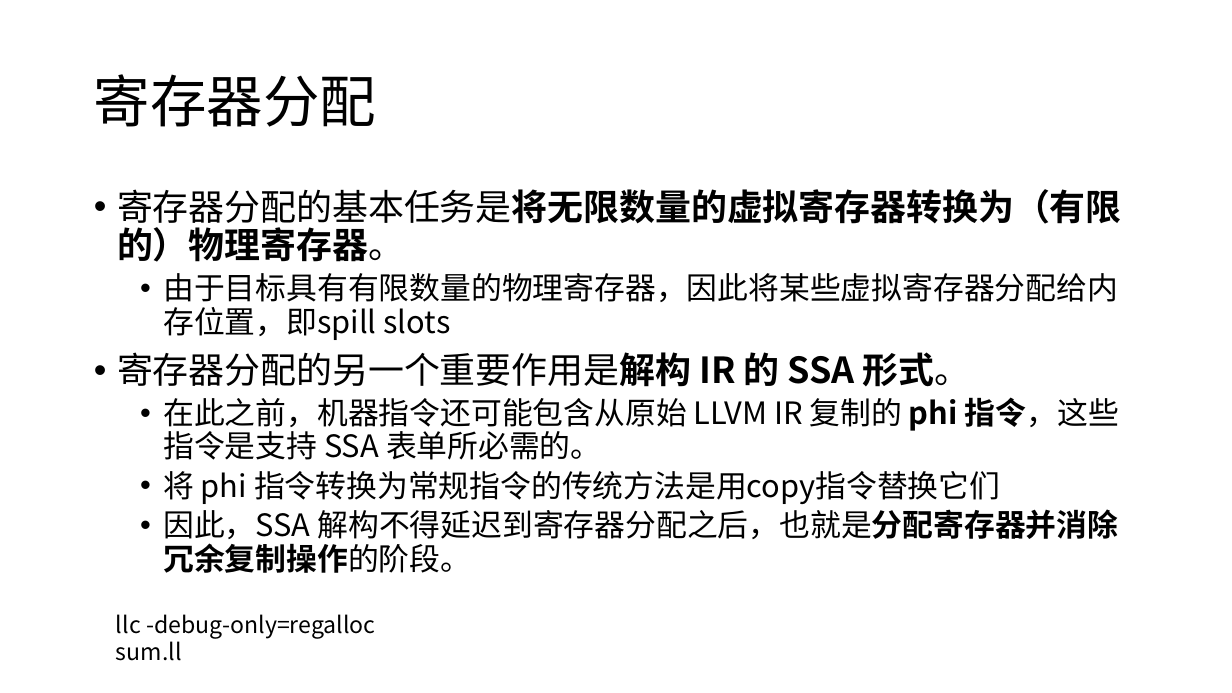
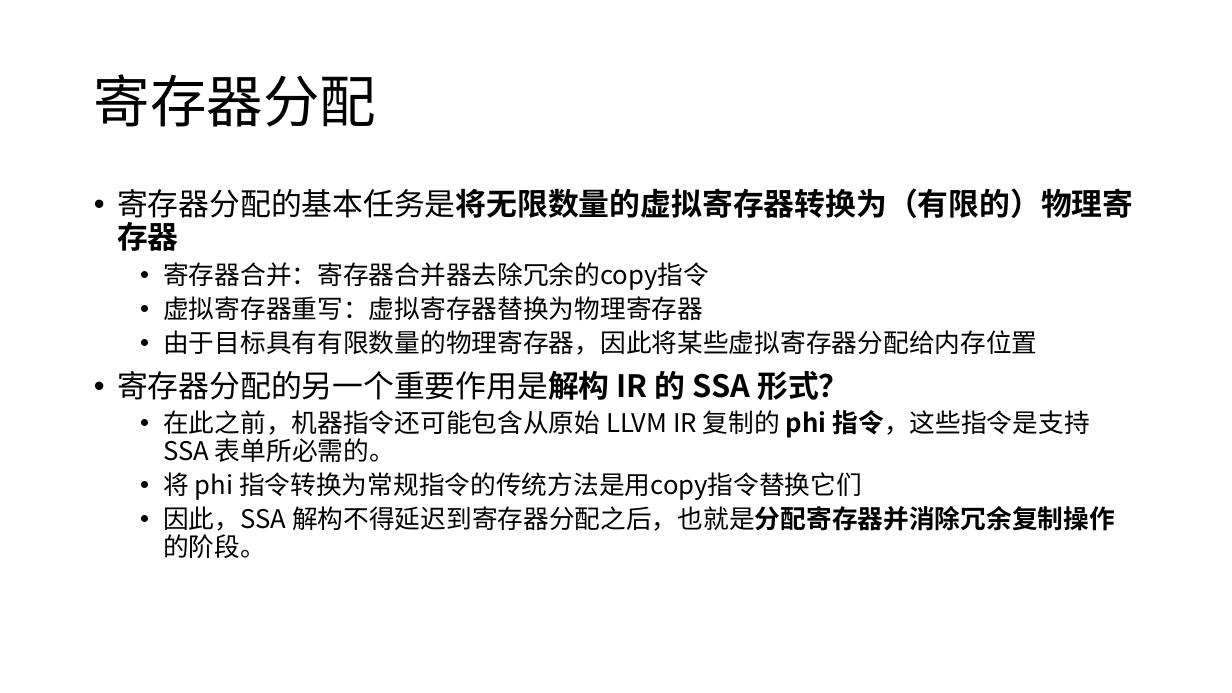
Before and after one commit to JYRoy/MLC-Learning, a slide deck: slide 37 of LLVM/04.LLVM Backend.pptx (slide 35 before the commit). Drawn at 1232x693 pixels with LibreOffice and Linux fonts; fonts in the diff are those of the drawing. Boxes give left, top, right and bottom in pixels: in the first picture for what was removed or moved away, otherwise in the second. Text is boxed around its words. In the diff, an @@ line names an element or a change of style, - is before the commit and + after.

Commit message:
update LLVM Backend

```diff
--- a/LLVM/04.LLVM Backend.pptx
+++ b/LLVM/04.LLVM Backend.pptx
@@ text at box(117, 188, 1133, 400): text changed; size 28 to 20 pt @@
-• 寄存器分配的基本任务是将无限数量的虚拟寄存器转换为（有限的）物理寄存器。
-  • 由于目标具有有限数量的物理寄存器，因此将某些虚拟寄存器分配给内存位置，即spill slots
-• 寄存器分配的另一个重要作用是解构 IR 的 SSA 形式。
+• 寄存器分配的基本任务是将无限数量的虚拟寄存器转换为（有限的）物理寄存器
+  • 寄存器合并：寄存器合并器去除冗余的copy指令
+  • 虚拟寄存器重写：虚拟寄存器替换为物理寄存器
+  • 由于目标具有有限数量的物理寄存器，因此将某些虚拟寄存器分配给内存位置
+• 寄存器分配的另一个重要作用是解构 IR 的 SSA 形式？
@@ text at box(163, 410, 1115, 558): size 24 to 20 pt in "在此之前，机器指令还可能包含从原始 LLVM IR 复制的 phi 指令，这些指令是支持 SSA ...", "将 phi 指令转换为常规指令的传统方法是用copy指令替换它们", "因此，SSA 解构不得延迟到寄存器分配之后，也就是分配寄存器并消除冗余复制操作的阶段。" @@
@@ text removed at box(116, 614, 376, 661) @@
-llc -debug-only=regalloc sum.ll
```
Also in this commit, not shown: 17 other slides changed, 5 slides added, 1 slide removed.
